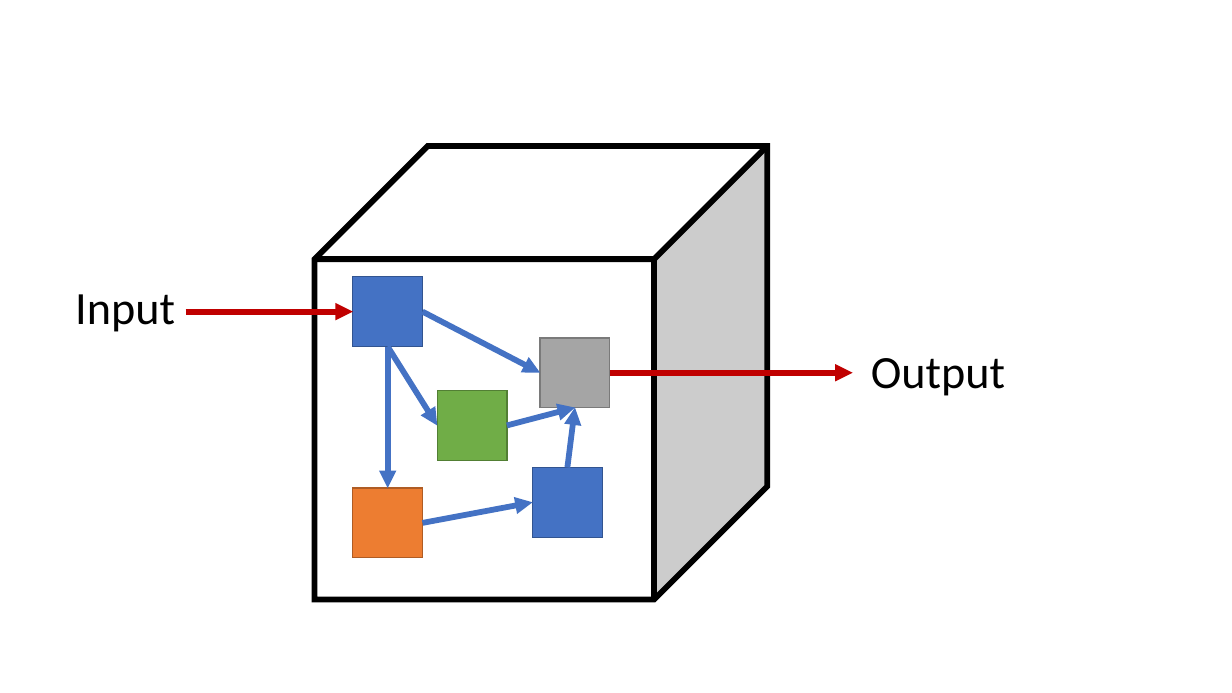
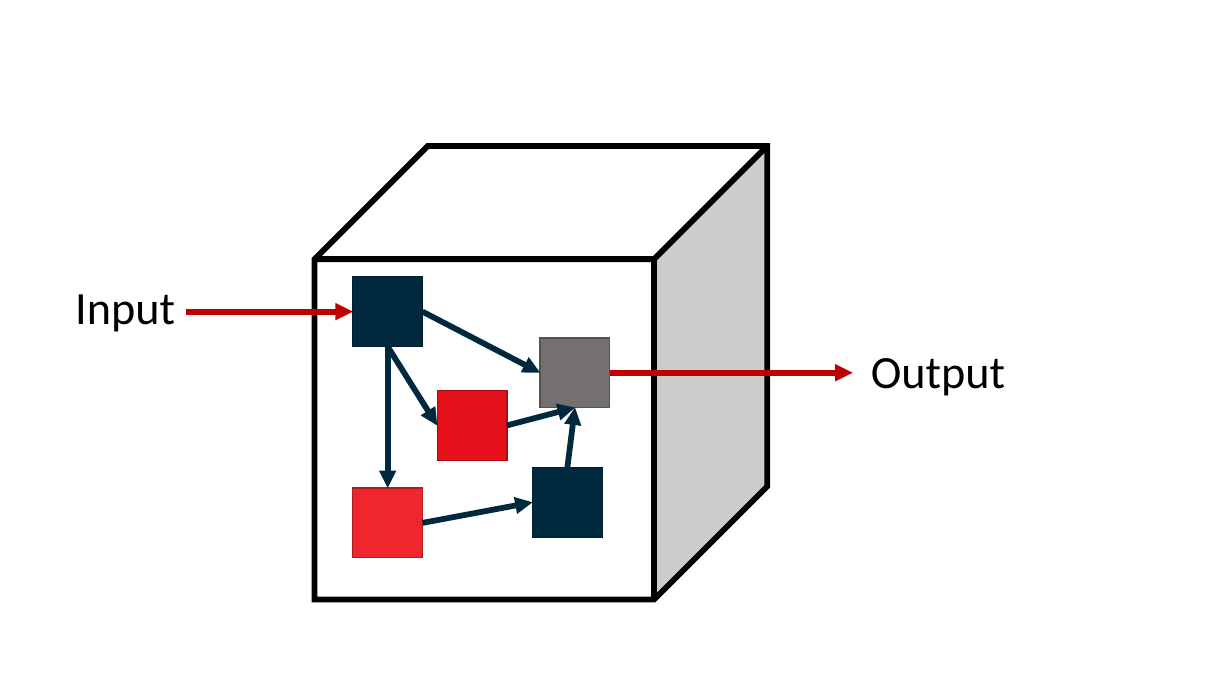
Before and after one commit to mefitzgerald/oof, a slide deck: slide 1 of ws_week8/SlideImages.pptx. Drawn at 1232x693 pixels with LibreOffice and Linux fonts; fonts in the diff are those of the drawing. Boxes give left, top, right and bottom in pixels: in the first picture for what was removed or moved away, otherwise in the second. Text is boxed around its words. In the diff, an @@ line names an element or a change of style, - is before the commit and + after.

```diff
--- a/ws_week8/SlideImages.pptx
+++ b/ws_week8/SlideImages.pptx
@@ rectangle at (x1=353, y1=277, x2=422, y2=347): fill #4472C4 to #00293E; outline #325491 1 pt to #001E2E 1 pt @@
@@ arrow (422, 311) - (541, 372): stroke #4472C4 4.5 pt to #00293E 4.5 pt @@
@@ arrow (388, 347) - (437, 425): stroke #4472C4 4.5 pt to #00293E 4.5 pt @@
@@ arrow (388, 347) - (388, 488): stroke #4472C4 4.5 pt to #00293E 4.5 pt @@
@@ rectangle at (x1=541, y1=338, x2=610, y2=408): fill #A5A5A5 to #757070; outline #7A7A7A 1 pt to #575353 1 pt @@
@@ rectangle at (x1=437, y1=391, x2=506, y2=460): fill #70AD47 to #E6101A; outline #538035 1 pt to #AA0C13 1 pt @@
@@ arrow (507, 425) - (575, 408): stroke #4472C4 4.5 pt to #00293E 4.5 pt @@
@@ arrow (567, 468) - (575, 408): stroke #4472C4 4.5 pt to #00293E 4.5 pt @@
@@ rectangle at (x1=532, y1=468, x2=602, y2=537): fill #4472C4 to #00293E; outline #325491 1 pt to #001E2E 1 pt @@
@@ rectangle at (x1=353, y1=488, x2=422, y2=557): fill #ED7D31 to #F0262F; outline #AF5C24 1 pt to #B21C23 1 pt @@
@@ arrow (422, 523) - (532, 503): stroke #4472C4 4.5 pt to #00293E 4.5 pt @@
```
Also in this commit, not shown: 1 other slide changed, 1 slide added, 5 slides removed, 3 other files.
